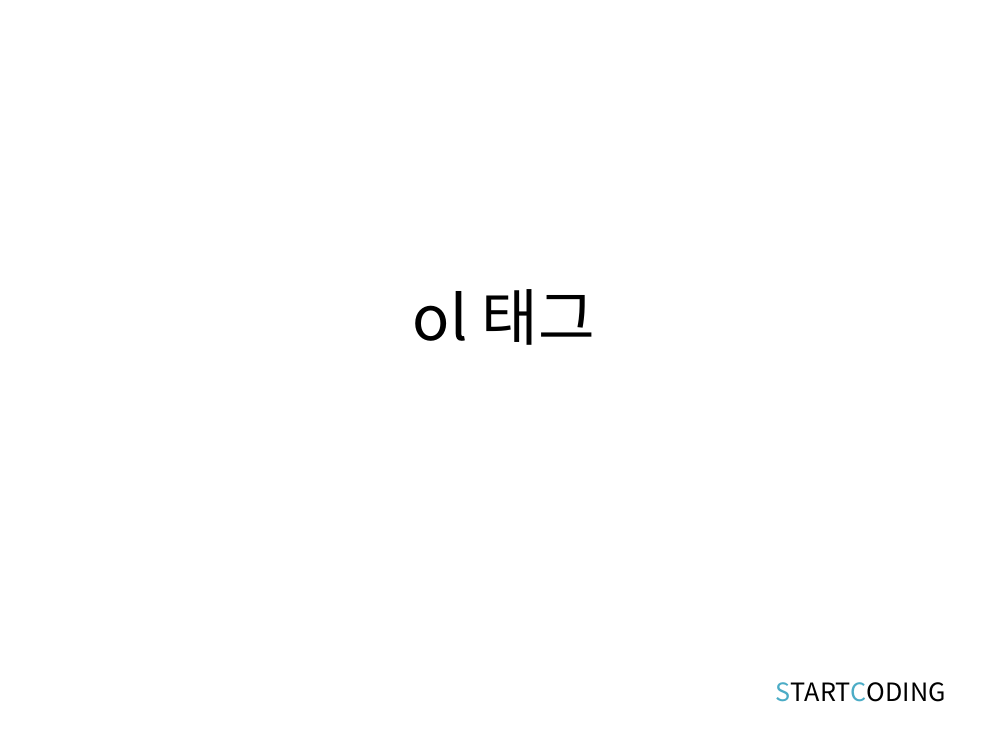
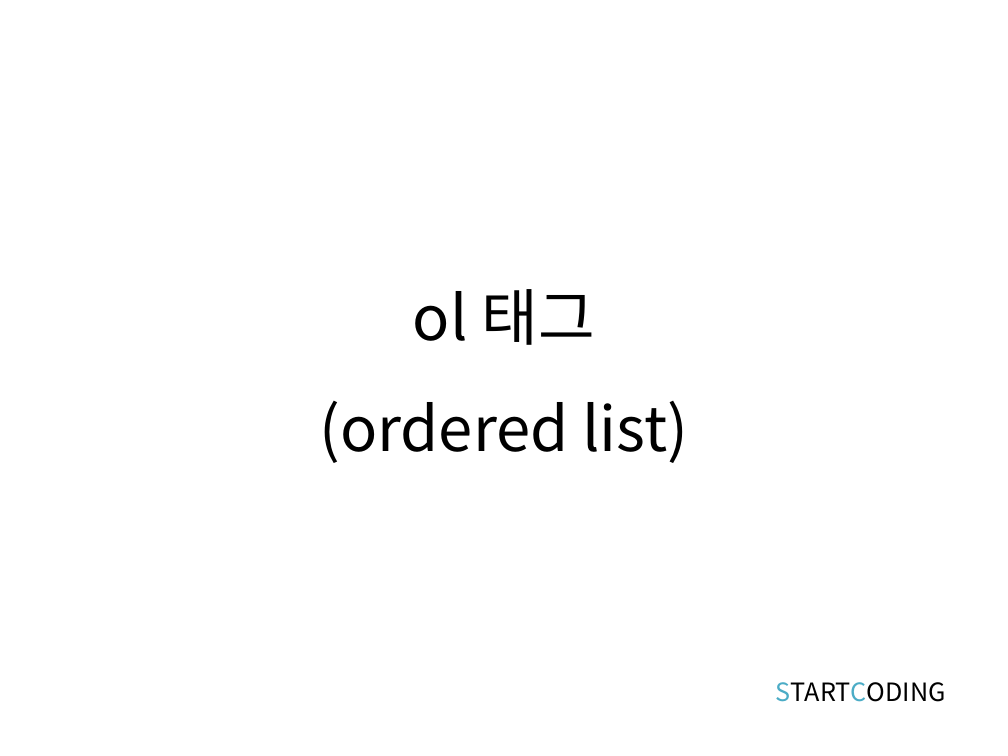
Before and after one commit to kwonkijun/web, a slide deck: slide 4 of 프론트엔드기초(PPT)/HTML5 4강_목록태그.pptx. Drawn at 1008x756 pixels with LibreOffice and Linux fonts; fonts in the diff are those of the drawing. Boxes give left, top, right and bottom in pixels: in the first picture for what was removed or moved away, otherwise in the second. Text is boxed around its words. In the diff, an @@ line names an element or a change of style, - is before the commit and + after.

```diff
--- a/프론트엔드기초(PPT)/HTML5 4강_목록태그.pptx
+++ b/프론트엔드기초(PPT)/HTML5 4강_목록태그.pptx
@@ text added at bbox=[319, 401, 688, 463], 44 pt, text #000000 @@
+(ordered list)
```
Also in this commit, not shown: 5 other slides changed, 1 slide added, 13 other files.
